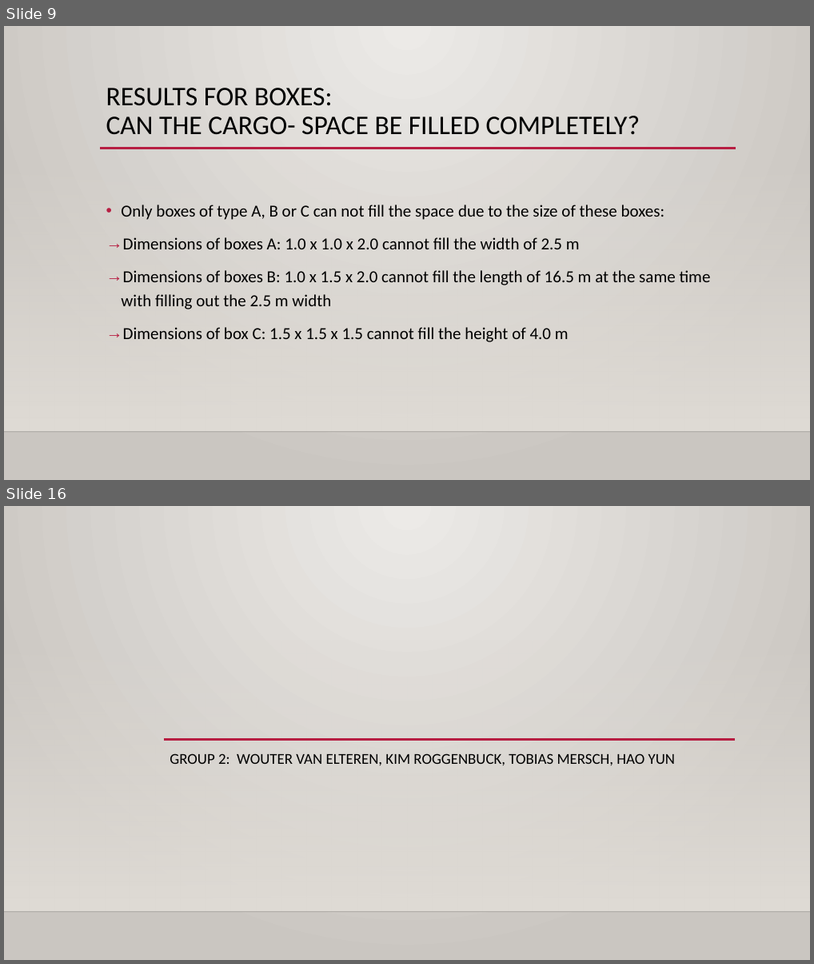
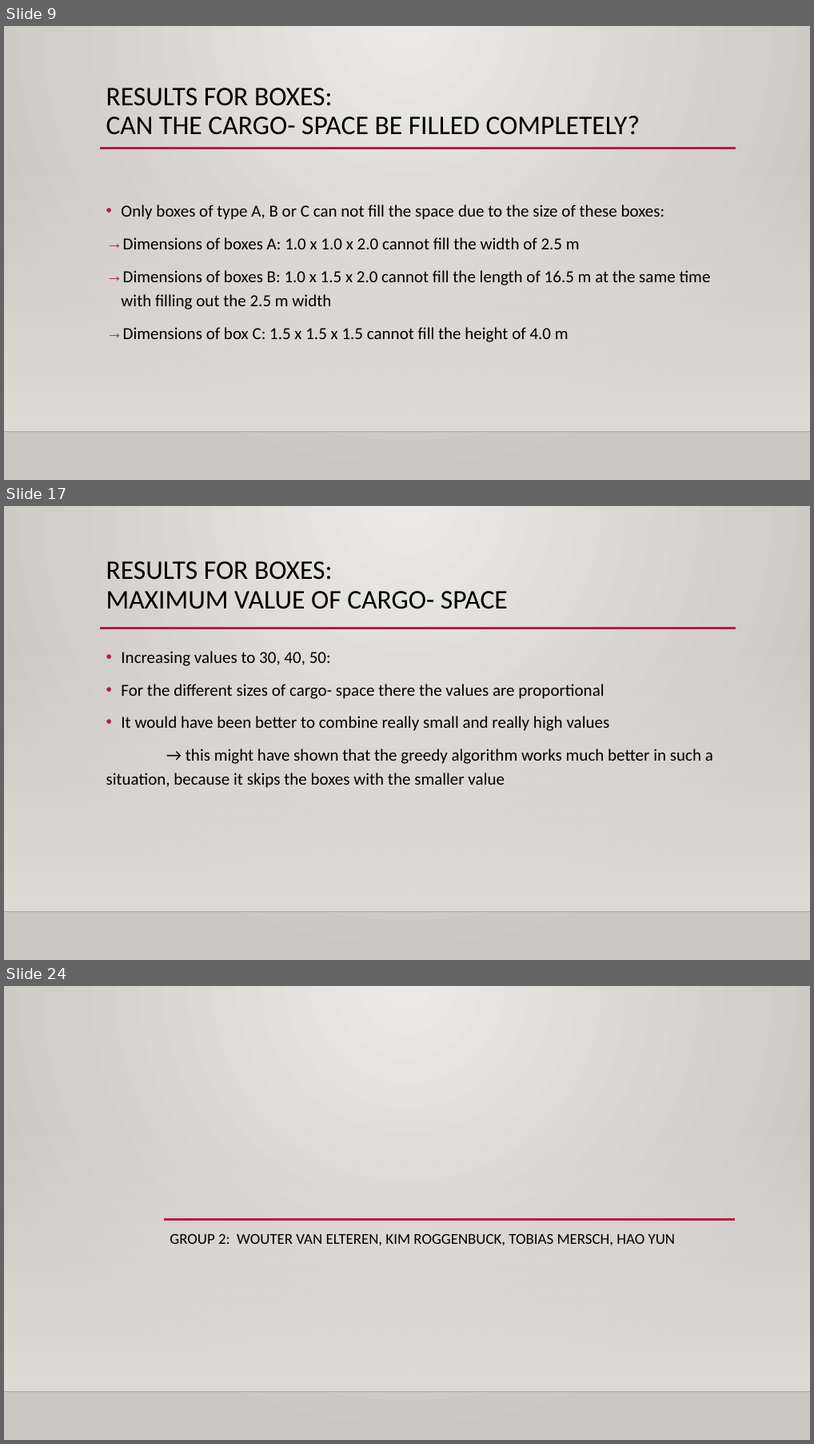
Before and after one commit to 31l3311/Pentominoes, a slide deck: project 3.pptx. Shown one above the other, each under a label of ours: slides 9 and 16 before the commit, slides 9, 17 and 24 after it; the slides between them are not shown. The pictures are 814x964 and 814x1444 pixels, drawn with LibreOffice and Linux fonts; fonts in the diff are those of the drawing; background and template pictures are left out. Boxes give left, top, right and bottom in pixels: in the first picture for what was removed or moved away, otherwise in the second. Text is boxed around its words. In the diff, an @@ line names an element or a change of style, - is before the commit and + after.

```diff
--- a/project 3.pptx
+++ b/project 3.pptx
@@ slide 17 added at (4, 506, 810, 960), background gradient #ECEAE7 to #CAC7C1; not listed: 3 template elements that a slide beside it also shows @@
@@ title added at (106, 561, 508, 609), 32 pt, text #000000 @@
+RESULTS FOR BOXES:
+MAXIMUM VALUE OF CARGO- SPACE
@@ text added at (106, 651, 714, 788), 20 pt, text #000000 @@
+• Increasing values to 30, 40, 50:
+• For the different sizes of cargo- space there the values are proportional
+• It would have been better to combine really small and really high values
+→ this might have shown that the greedy algorithm works much better in such a situation, because it skips the boxes with the smaller value
@@ what was slide 16 is now slide 24 @@
```
Also in this commit, not shown: 8 slides changed, 9 other slides added, 2 slides removed.
